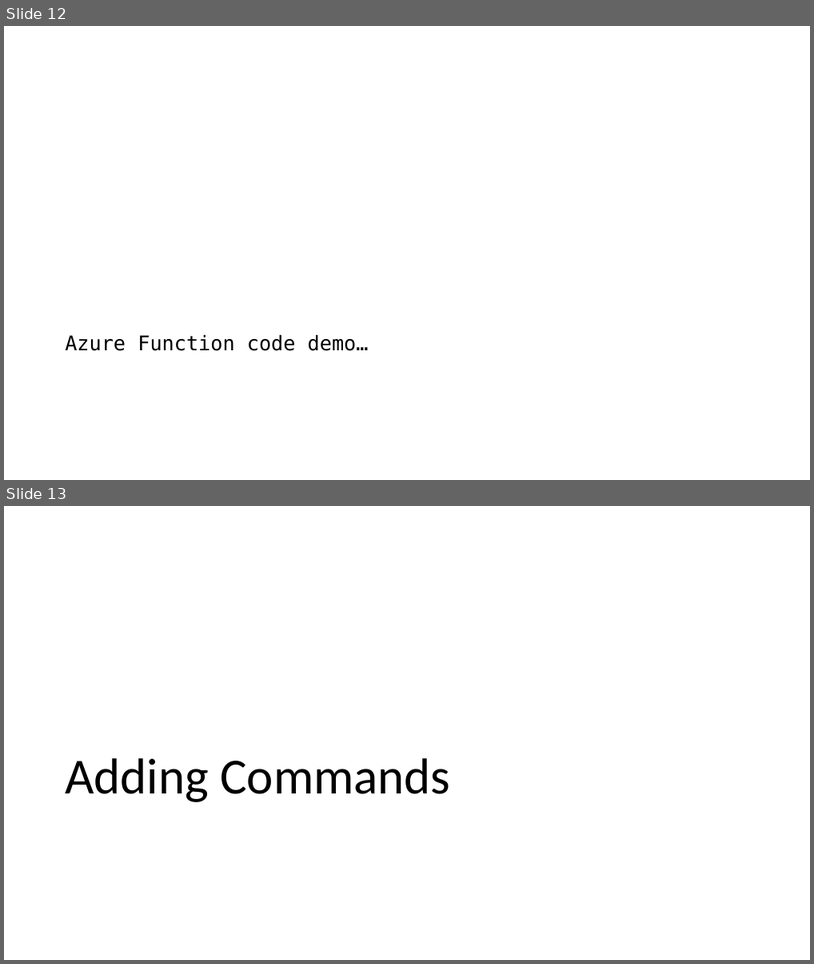
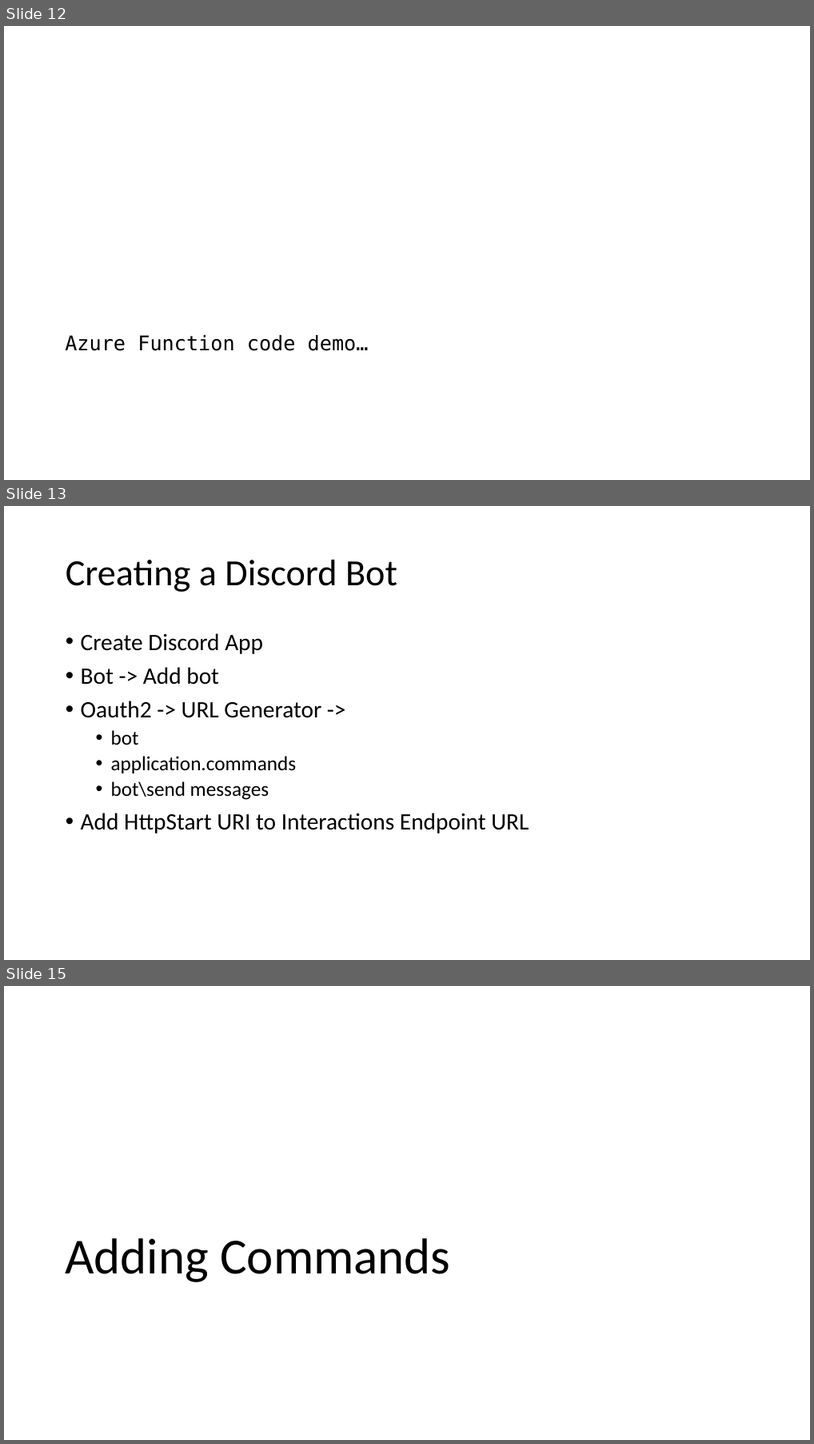
Before and after one commit to ThePoShWolf/Sessions, a slide deck: 2023-04-26 - Building a serverless Discord bot/PowerShell Summit 2023 - Serverless Discord bot.pptx. Shown one above the other, each under a label of ours: slides 12 and 13 before the commit, slides 12, 13 and 15 after it; the slides between them are not shown. The pictures are 814x964 and 814x1444 pixels, drawn with LibreOffice and Linux fonts; fonts in the diff are those of the drawing; background and template pictures are left out. Boxes give left, top, right and bottom in pixels: in the first picture for what was removed or moved away, otherwise in the second. Text is boxed around its words. In the diff, an @@ line names an element or a change of style, - is before the commit and + after.

```diff
--- a/2023-04-26 - Building a serverless Discord bot/PowerShell Summit 2023 - Serverless Discord bot.pptx
+++ b/2023-04-26 - Building a serverless Discord bot/PowerShell Summit 2023 - Serverless Discord bot.pptx
@@ slide 13 added at [4, 506, 810, 960], background picture (left out) @@
@@ title added at [66, 560, 398, 592], 44 pt, text #000000 @@
+Creating a Discord Bot
@@ text added at [81, 633, 529, 833], 28 pt, text #000000 @@
+• Create Discord App
+• Bot -> Add bot
+• Oauth2 -> URL Generator ->
+  • bot
+  • application.commands
+  • bot\send messages
+• Add HttpStart URI to Interactions Endpoint URL
@@ what was slide 13 is now slide 15 @@
```
Also in this commit, not shown: 1 slide changed, 2 other slides added.
